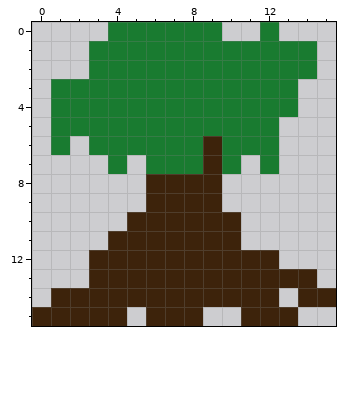
Pixel-art sprite: sprites/spr_tree1/layers/b79e956c-6583-490e-a009-c86d92a14c81/19fbadbf-7f1d-473b-bc26-db005a5379db.png. The picture above was drawn from the file before the commit.
The file is 16x16 pixels.
Once edited:
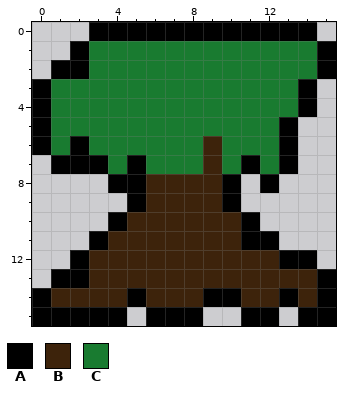
Palette (. is transparent): A #000000  B #3d230b  C #197b30
What changed:
y 0: x 3..14 .CCCCCC..C.. -> AAAAAAAAAAAA
y 1: x 2 . -> A; x 15 . -> A
y 2: x 1..2 .. -> AA; x 15 . -> A
y 3..4: x 0 . -> A; x 14 . -> A
y 5: x 0 . -> A; x 13 . -> A
y 6: x 0 . -> A; x 2 . -> A; x 13 . -> A
y 7: x 1..3 ... -> AAA; x 5 . -> A; x 11 . -> A; x 13 . -> A
y 8: x 4..5 .. -> AA; x 10 . -> A; x 12 . -> A
y 9: x 5 . -> A; x 10 . -> A
y 10: x 4 . -> A; x 11 . -> A
y 11: x 3 . -> A; x 11..12 .. -> AA
y 12: x 2 . -> A; x 13..14 .. -> AA
y 13: x 1..2 .. -> AA; x 15 . -> A
y 14: x 0 . -> A; x 5 B -> A; x 9..10 BB -> AA; x 13 . -> A; x 15 B -> A
y 15: x 0..4 BBBBB -> AAAAA; x 6..8 BBB -> AAA; x 11..15 BBB.. -> AA.AA
Boxes around the changes in both pictures, in picture pixels (x1, y1, x2, y2):
changed: (32, 22, 336, 326)
